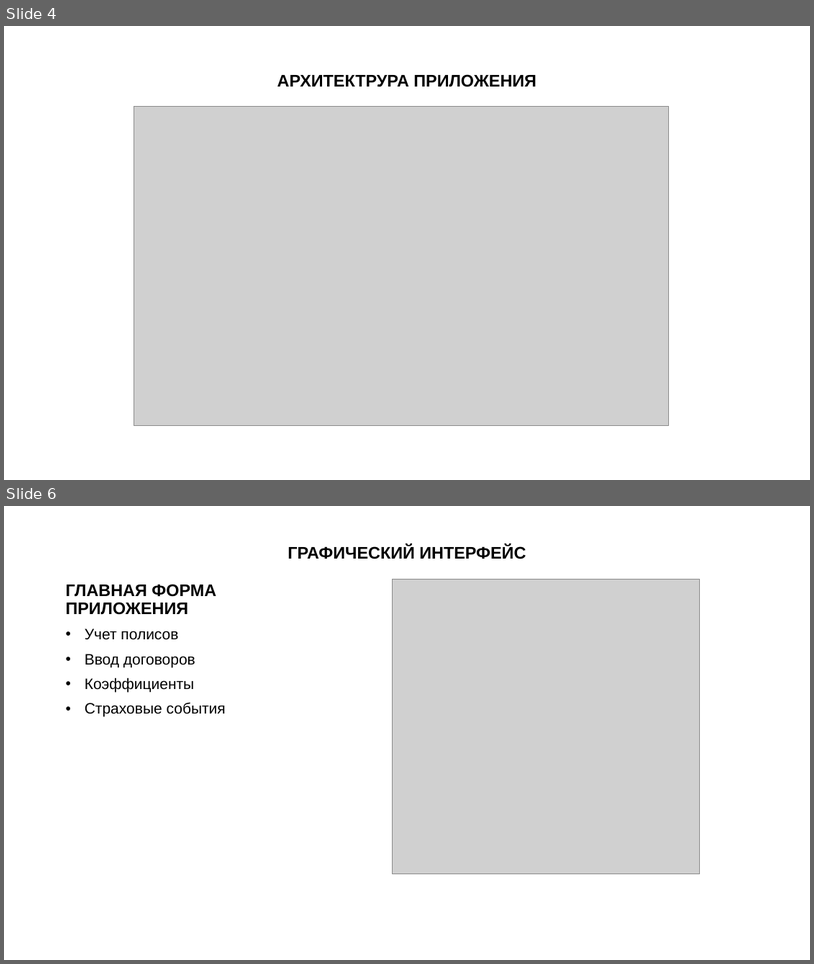
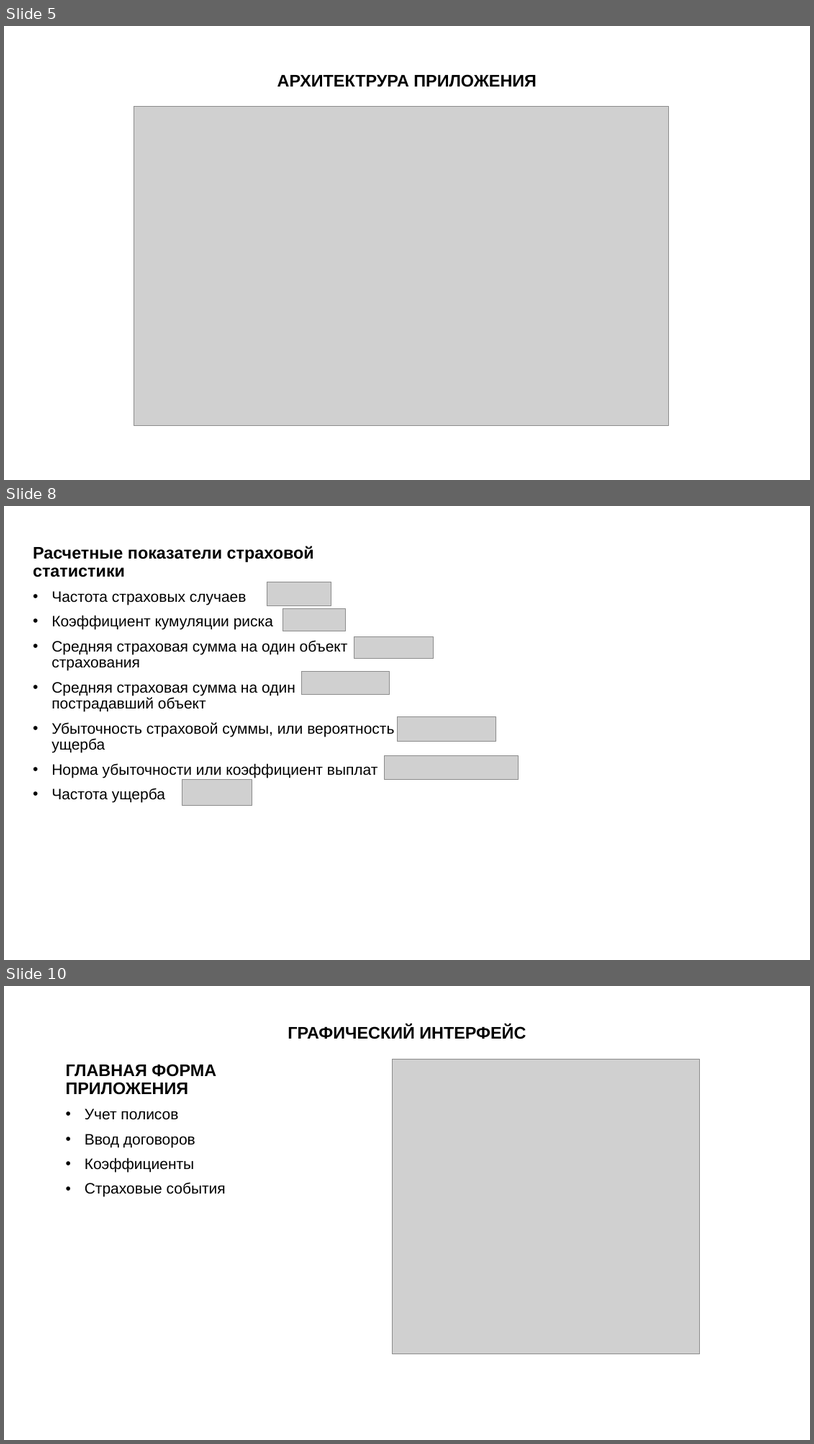
Before and after one commit to Dmitry-Vasilyev/magistr, a slide deck: doc/презентация/Васильев - презентация.pptx. Shown one above the other, each under a label of ours: slides 4 and 6 before the commit, slides 5, 8 and 10 after it; the slides between them are not shown. The pictures are 814x964 and 814x1444 pixels, drawn with LibreOffice and Linux fonts; fonts in the diff are those of the drawing; grey boxes stand for pictures. Boxes give left, top, right and bottom in pixels: in the first picture for what was removed or moved away, otherwise in the second. Text is boxed around its words. In the diff, an @@ line names an element or a change of style, - is before the commit and + after.

```diff
--- a/doc/презентация/Васильев - презентация.pptx
+++ b/doc/презентация/Васильев - презентация.pptx
@@ slide 8 added at bbox=[4, 506, 810, 960], background #FFFFFF @@
@@ text added at bbox=[33, 546, 394, 803], 18 pt, text #000000 @@
+Расчетные показатели страховой статистики
+• Частота страховых случаев
+• Коэффициент кумуляции риска
+• Средняя страховая сумма на один объект страхования
+• Средняя страховая сумма на один пострадавший объект
+• Убыточность страховой суммы, или вероятность ущерба
+• Норма убыточности или коэффициент выплат
+• Частота ущерба
@@ picture added at bbox=[267, 582, 332, 606] @@
@@ picture added at bbox=[283, 609, 345, 631] @@
@@ picture added at bbox=[355, 636, 434, 658] @@
@@ picture added at bbox=[301, 672, 389, 695] @@
@@ picture added at bbox=[397, 717, 496, 741] @@
@@ picture added at bbox=[385, 755, 518, 780] @@
@@ picture added at bbox=[182, 780, 252, 805] @@
@@ what was slide 4 is now slide 5 @@
@@ what was slide 6 is now slide 10 @@
```
Also in this commit, not shown: 4 slides changed, 5 other slides added, 2 slides removed, 8 other files.
